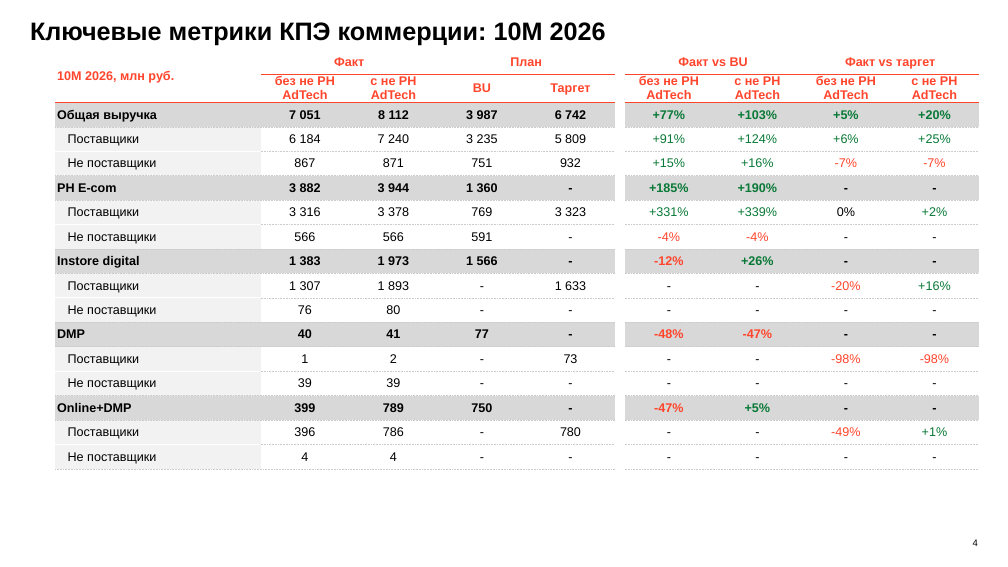
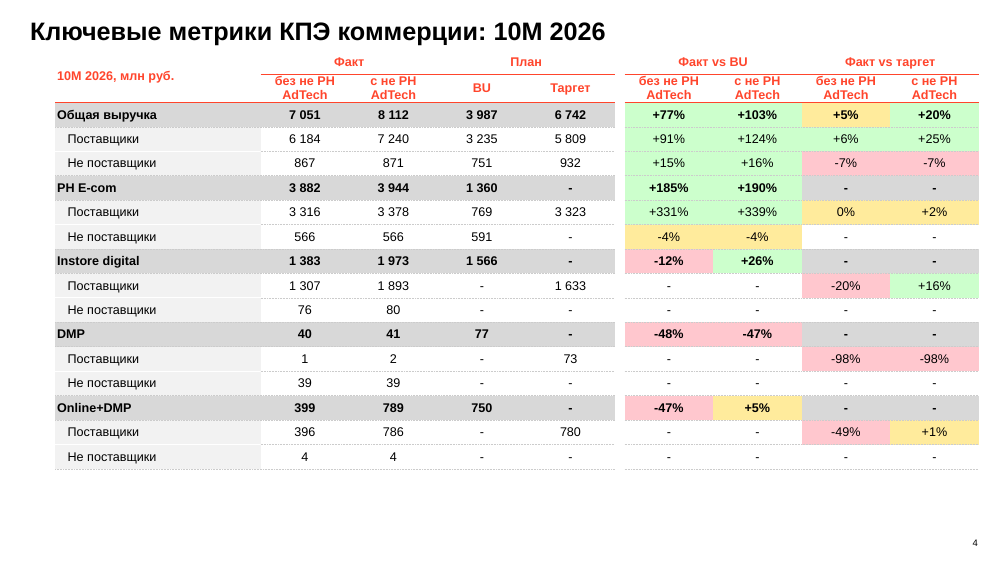
Before and after one commit to DenisMagnit/1, a slide deck: slide 4 of AT_FIN_OCT_2026.pptx. Drawn at 1008x567 pixels with LibreOffice and Linux fonts; fonts in the diff are those of the drawing; background and template pictures are left out. Boxes give left, top, right and bottom in pixels: in the first picture for what was removed or moved away, otherwise in the second. Text is boxed around its words. In the diff, an @@ line names an element or a change of style, - is before the commit and + after.

```diff
--- a/AT_FIN_OCT_2026.pptx
+++ b/AT_FIN_OCT_2026.pptx
@@ table at <box>55,50,979,468</box> @@
@@ fill #D8D8D8 to #CCFFCC in 6 cells @@
@@ fill #D8D8D8 to #FFEB9C in 2 cells @@
@@ fill none to #CCFFCC in 9 cells @@
@@ fill none to #FFC7CE in 6 cells @@
@@ fill none to #FFEB9C in 5 cells @@
@@ fill #D8D8D8 to #FFC7CE in 4 cells @@
@@ text colour #087936 to #000000 in "+77%", "+103%", "+5%", "+20%" and 15 more places @@
@@ text colour #FF452C to #000000 in "-7%", "-7%", "-4%", "-4%" and 8 more places @@
```
